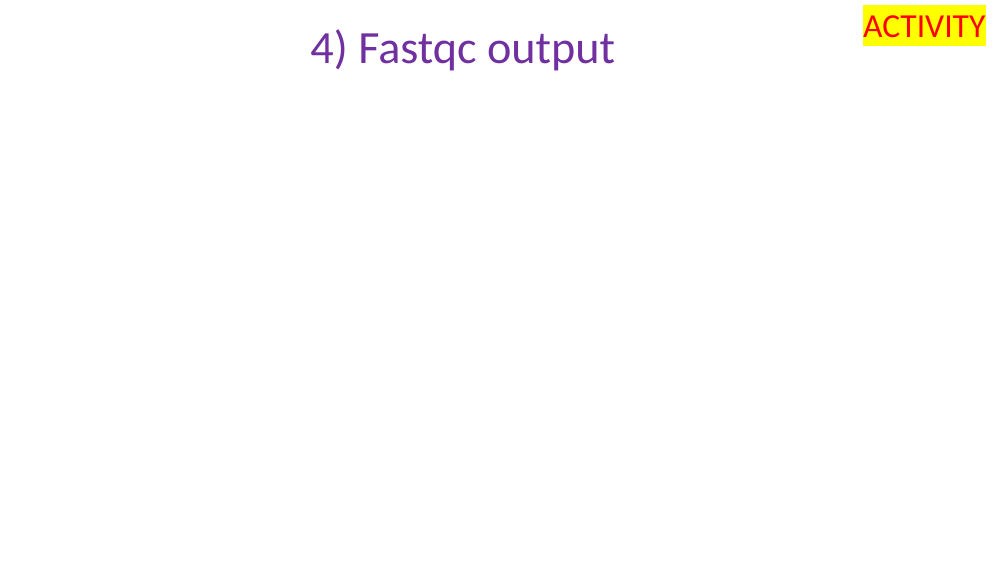
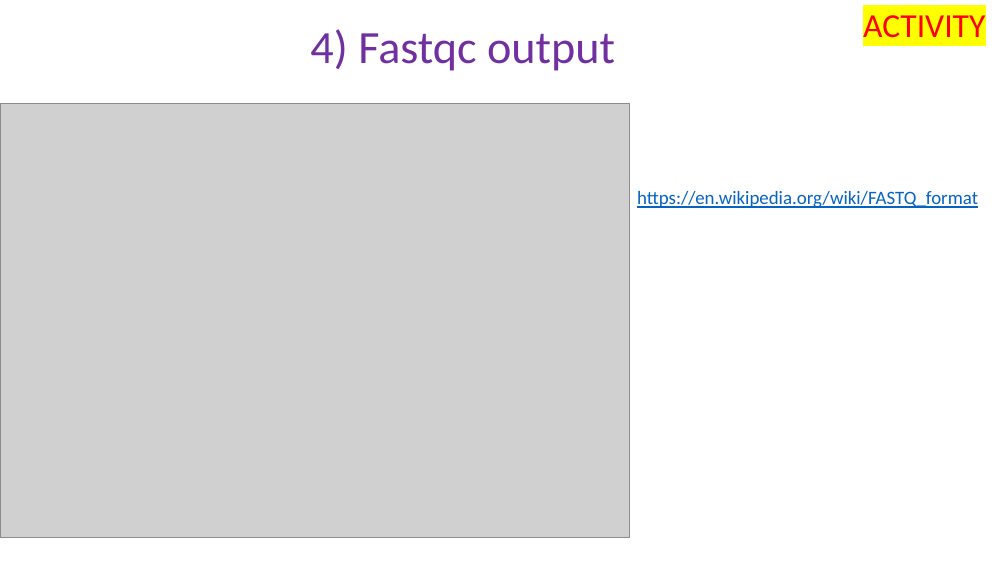
Before and after one commit to peterthorpe5/Sys_admin, a slide deck: slide 5 of cluster_course/powerpoint/6_assembly.pptx. Drawn at 1008x567 pixels with LibreOffice and Linux fonts; fonts in the diff are those of the drawing; grey boxes stand for pictures. Boxes give left, top, right and bottom in pixels: in the first picture for what was removed or moved away, otherwise in the second. Text is boxed around its words. In the diff, an @@ line names an element or a change of style, - is before the commit and + after.

```diff
--- a/cluster_course/powerpoint/6_assembly.pptx
+++ b/cluster_course/powerpoint/6_assembly.pptx
@@ picture added at [0,103,630,537] @@
@@ text added at [637,191,978,208], 18 pt, text #0563C1, underline @@
+https://en.wikipedia.org/wiki/FASTQ_format
```
Also in this commit, not shown: 6 other slides changed, 1 slide added, 6 other files.
